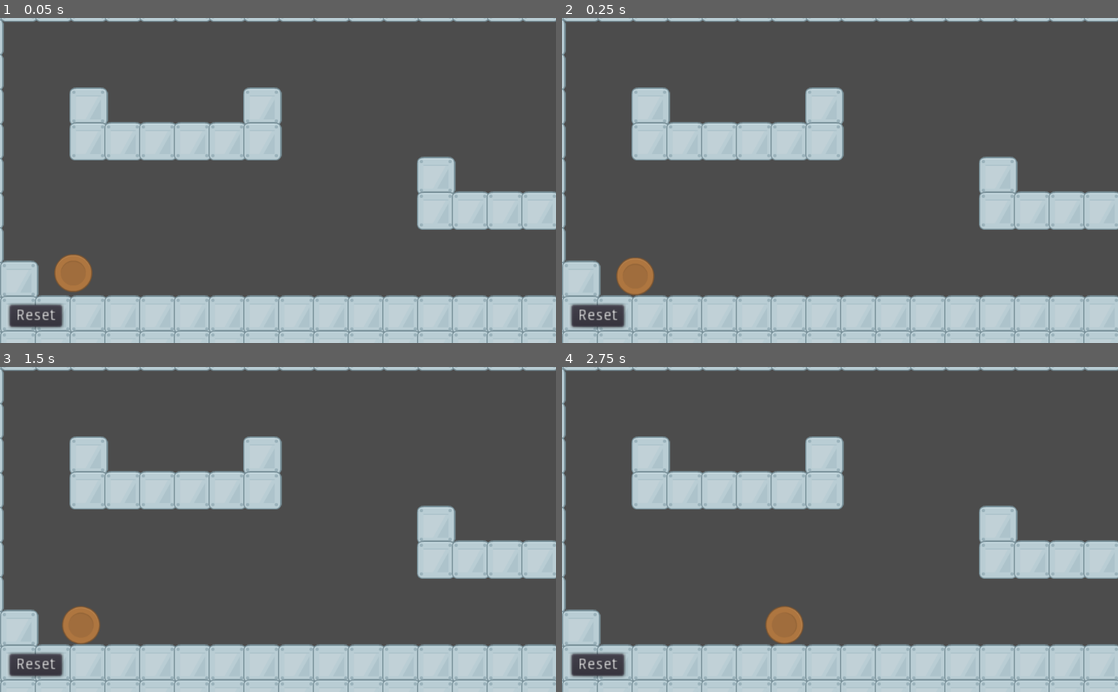
Above: before the commit, frames 1-4 (two rows, left to right).
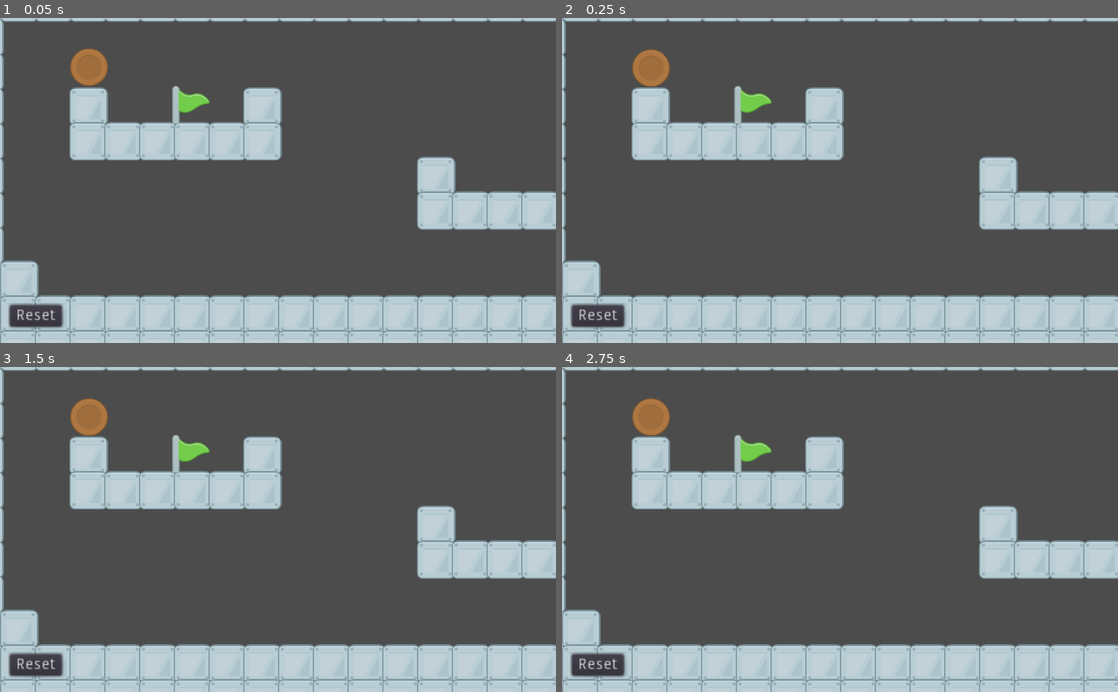
Above: after the commit, the same moments.

Repository: bsu-cs315/P1-cmallan
Game: Godot game, scene res://Project/World/World.tscn
The game is run twice, just before and just after one commit, with the same random seed, the same clock (stepped at 60 frames per second) and the same inputs.
Inputs (mouse positions are in pixels of both pictures, inside the frame that each line leads up to):
- Up to frame 1 (0.05 s): no input
- Up to frame 2 (0.25 s): no input
- Up to frame 3 (1.5 s): click "Reset" at 0.5 s; tap Enter at 1.25 s; move the mouse to (72, 623) at 1.27 s; click (72, 623) at 1.42 s
- Up to frame 4 (2.75 s): move the mouse to (728, 545) at 2.02 s; click (728, 545) at 2.17 s

The runs differ from the first frame. In frame 1, 1.7% of the frame differs, in the area x 9-38%, y 9-85%; in frame 2, 1.7%; in frame 3, 1.7%; in frame 4, 1.7%.

Commit message:
Added flag scene instance to the world scene

Diff:
--- /dev/null
+++ b/Project/Flag/Flag.tscn
@@ -0,0 +1,18 @@
+[gd_scene load_steps=3 format=2]
+
+[ext_resource path="res://Project/Textures/flagGreen.png" type="Texture" id=1]
+
+[sub_resource type="CapsuleShape2D" id=1]
+radius = 30.0
+height = 0.0
+
+[node name="Flag" type="Area2D"]
+
+[node name="CollisionShape2D" type="CollisionShape2D" parent="."]
+scale = Vector2( 0.5, 0.5 )
+shape = SubResource( 1 )
+
+[node name="Sprite" type="Sprite" parent="."]
+position = Vector2( 6, 2 )
+scale = Vector2( 0.5, 0.5 )
+texture = ExtResource( 1 )
--- a/Project/World/World.gd
+++ b/Project/World/World.gd
@@ -7,18 +7,35 @@
 # Called when the node enters the scene tree for the first time.
 func _ready():
 	spawn_ball()
+	spawn_flag()
 	_game_started == true
 
-func spawn_ball():
-	var ball : RigidBody2D = load("res://Project/Ball/Ball.tscn").instance()
-	ball.position = Vector2(54, 463)
-	call_deferred("add_child", ball)
-
-# Called every frame. 'delta' is the elapsed time since the previous frame.
+	# Called every frame. 'delta' is the elapsed time since the previous frame.
 func _process(delta):
 	if _game_started == true:
 		_on_Button_pressed()
 
+func spawn_ball():
+	var ball : RigidBody2D = load("res://Project/Ball/Ball.tscn").instance()
+	ball.position = Vector2(82, 45)
+	call_deferred("add_child", ball)
+
+func spawn_flag():
+	var flag : Area2D = load("res://Project/Flag/Flag.tscn").instance()
+	var _flag_connect = flag.connect("body_enter", self, "_on_flag_hit", [flag])
+	flag.position = Vector2(170, 78)
+	call_deferred("add_child", flag)
+
+func _on_flag_hit(ball, flag):
+	if ball == $Ball:
+		print("hit")
+		call_deferred("remove_child", ball)
+		call_deferred("remove_child", flag)
+		spawn_ball()
+		spawn_flag()
+
+
+
 
 func _on_Button_pressed():
 	var _restart_game = get_tree().change_scene("res://Project/World/World.tscn")
--- a/Project/World/World.tscn
+++ b/Project/World/World.tscn
@@ -1,6 +1,5 @@
-[gd_scene load_steps=7 format=2]
+[gd_scene load_steps=6 format=2]
 
-[ext_resource path="res://Project/Ball/Ball.tscn" type="PackedScene" id=1]
 [ext_resource path="res://Project/Textures/elementMetal011.png" type="Texture" id=2]
 [ext_resource path="res://Project/World/World.gd" type="Script" id=3]
 [ext_resource path="res://Project/World/Button.gd" type="Script" id=4]
@@ -41,10 +40,6 @@
 format = 1
 tile_data = PoolIntArray( -1, 0, 0, -65536, 0, 0, -65535, 0, 0, -65534, 0, 0, -65533, 0, 0, -65532, 0, 0, -65531, 0, 0, …(1073 unchanged characters)…
 
-[node name="Ball" parent="." instance=ExtResource( 1 )]
-position = Vector2( 67.5, 235 )
-scale = Vector2( 0.5, 0.5 )
-
 [node name="Button" type="Button" parent="."]
 margin_left = 9.0
 margin_top = 265.0
Binary file added: Project/Textures/flagGreen.png
Not shown, changed: Project/Textures/flagGreen.png.import
Binary file removed: Project/Textures/spritesheet_tiles.png
